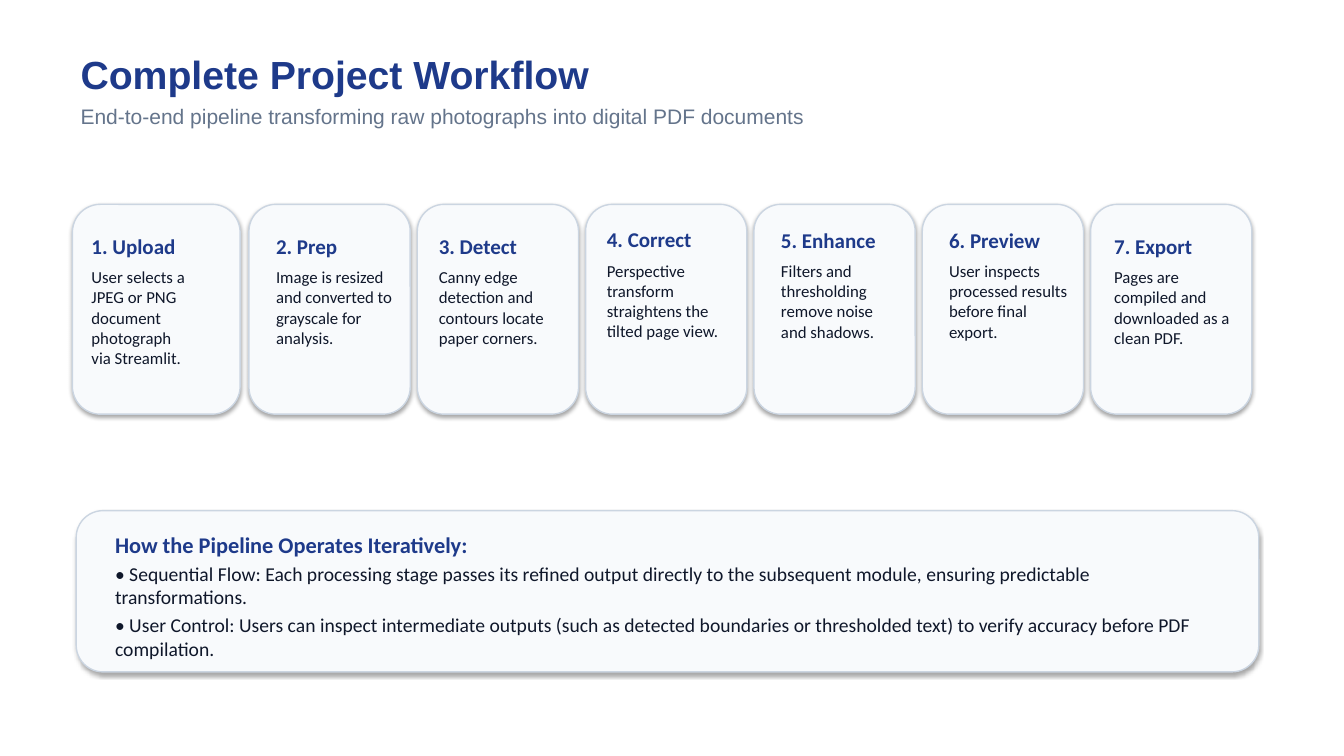
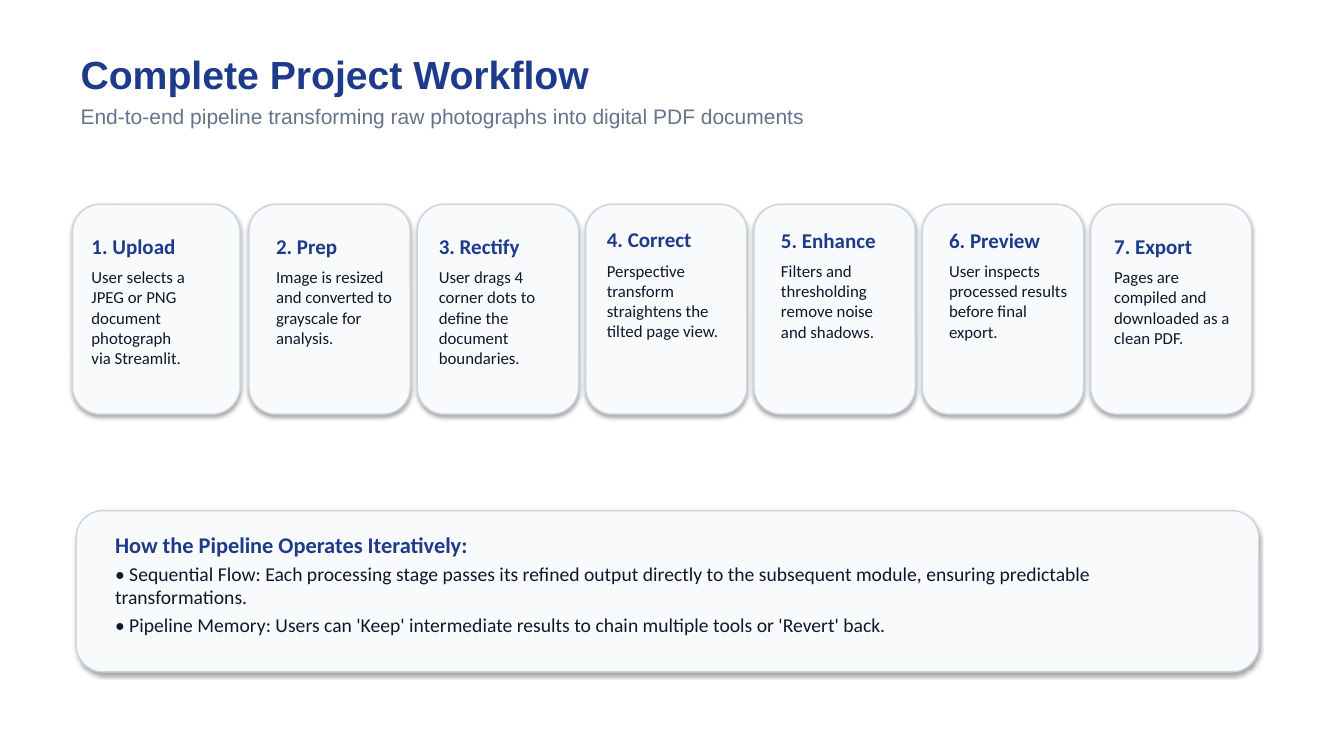
Before and after one commit to Neelam-3432/Section-C_Team_Number-15, a slide deck: slide 5 of Scanify_Presentation (1).pptx. Drawn at 1344x756 pixels with LibreOffice and Linux fonts; fonts in the diff are those of the drawing. Boxes give left, top, right and bottom in pixels: in the first picture for what was removed or moved away, otherwise in the second. Text is boxed around its words. In the diff, an @@ line names an element or a change of style, - is before the commit and + after.

Commit message:
Remove legacy automatic edge detection and align code, report, and presentation with interactive 4-dot homography and pipeline memory

```diff
--- a/Scanify_Presentation (1).pptx
+++ b/Scanify_Presentation (1).pptx
@@ text at <box>439,239,535,364</box>: text changed @@
-3. Detect
-Canny edge detection and contours locate paper corners.
+3. Rectify
+User drags 4 corner dots to define the document boundaries.
@@ text at <box>129,618,885,635</box>: text changed @@
-• User Control: Users can inspect intermediate outputs (such as detected boundaries or thresholded text) to verify accuracy before PDF compilation.
+• Pipeline Memory: Users can 'Keep' intermediate results to chain multiple tools or 'Revert' back.
```
Also in this commit, not shown: 6 other slides changed, 4 other files.
